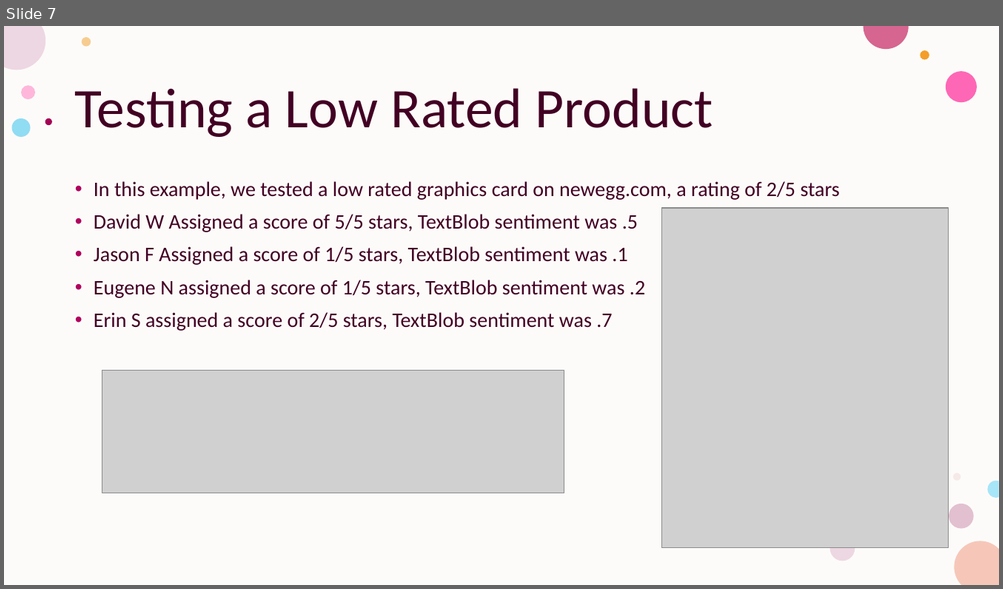
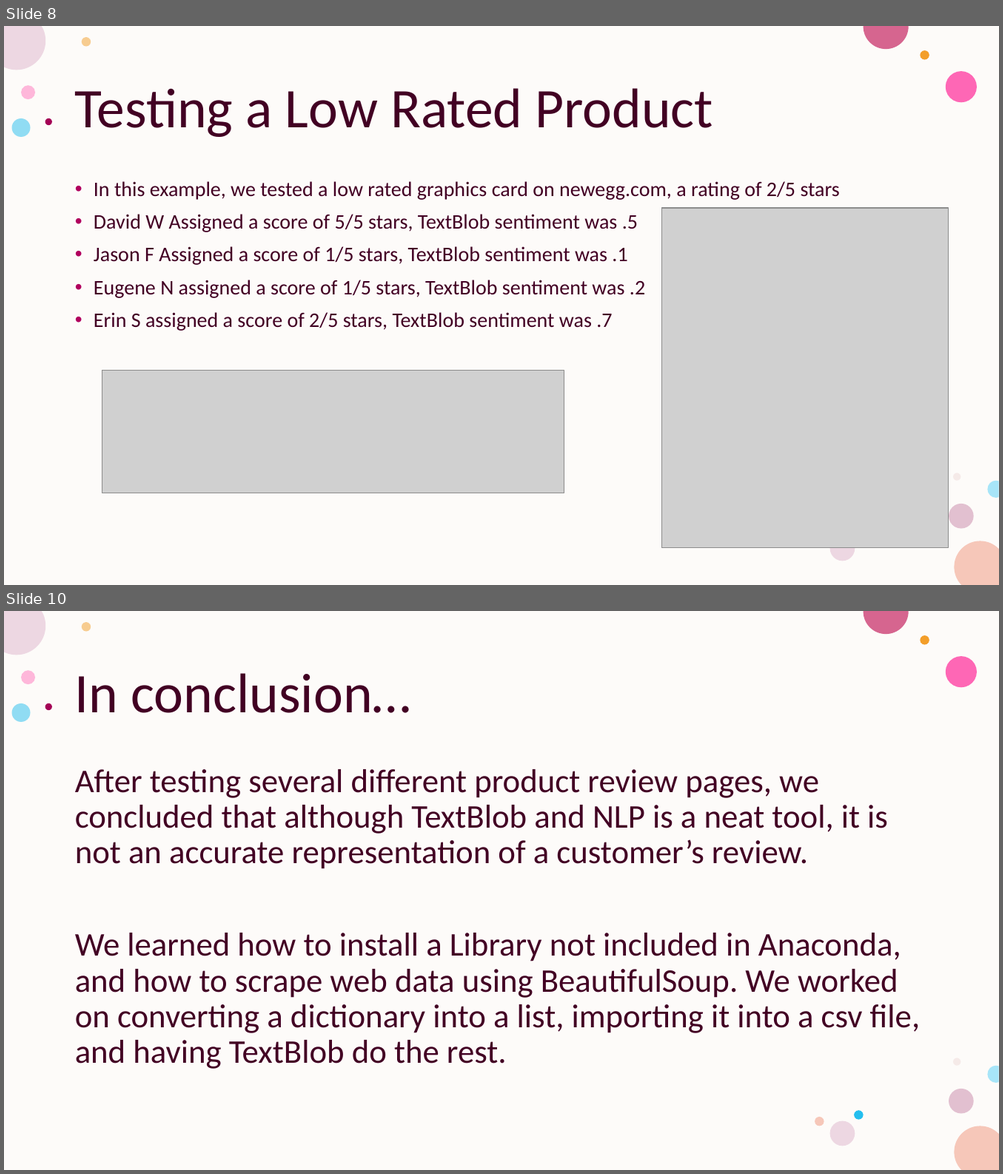
Before and after one commit to AriKaminski/PythonGrp, a slide deck: SentimentAnalysisProj.pptx. Shown one above the other, each under a label of ours: slide 7 before the commit, slides 8 and 10 after it; the slides between them are not shown. The pictures are 1003x589 and 1003x1174 pixels, drawn with LibreOffice and Linux fonts; fonts in the diff are those of the drawing; grey boxes stand for pictures. Boxes give left, top, right and bottom in pixels: in the first picture for what was removed or moved away, otherwise in the second. Text is boxed around its words. In the diff, an @@ line names an element or a change of style, - is before the commit and + after.

```diff
--- a/SentimentAnalysisProj.pptx
+++ b/SentimentAnalysisProj.pptx
@@ slide 10 added at bbox=[4, 611, 999, 1170], background #FFFFFF; not listed: 14 template elements that a slide beside it also shows @@
@@ title added at bbox=[75, 673, 411, 713], 54 pt, text #420023 @@
+In conclusion…
@@ text added at bbox=[75, 769, 919, 1069], 32 pt, text #420023 @@
+After testing several different product review pages, we concluded that although TextBlob and NLP is a neat tool, it is not an accurate representation of a customer’s review.
+We learned how to install a Library not included in Anaconda, and how to scrape web data using BeautifulSoup. We worked on converting a dictionary into a list, importing it into a csv file, and having TextBlob do the rest.
@@ ellipse added at bbox=[814, 1118, 823, 1127], fill #F6C7B9 @@
@@ ellipse added at bbox=[854, 1111, 862, 1120], fill #24BEEE @@
@@ what was slide 7 is now slide 8 @@
```
Also in this commit, not shown: 1 slide changed, 2 other slides added, 1 slide removed, 2 other files.
